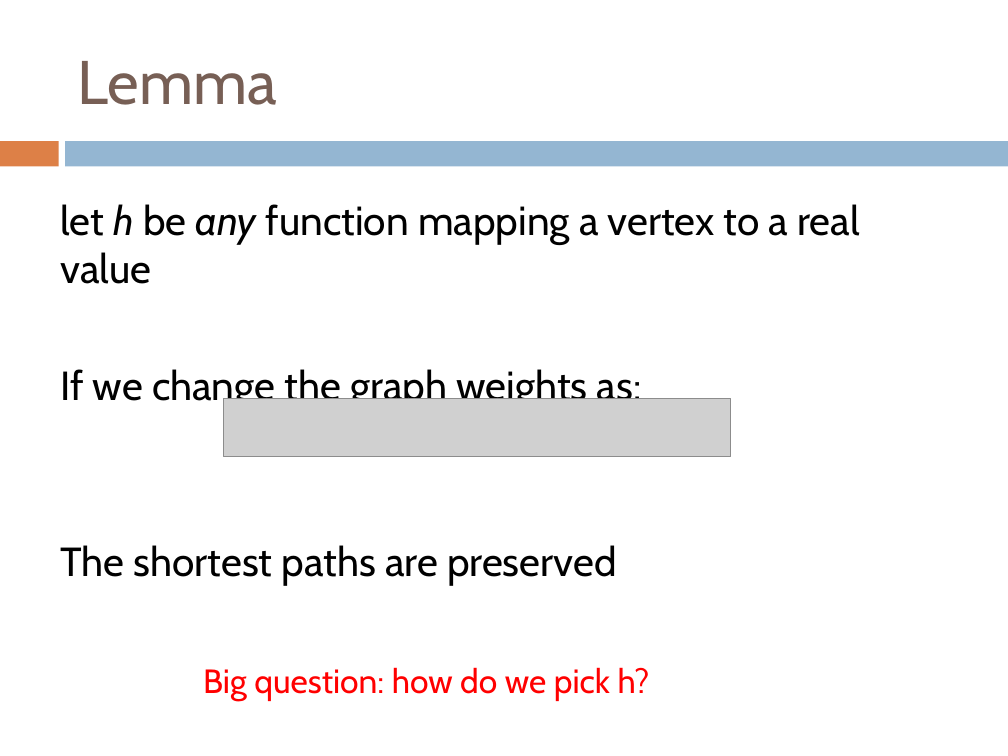
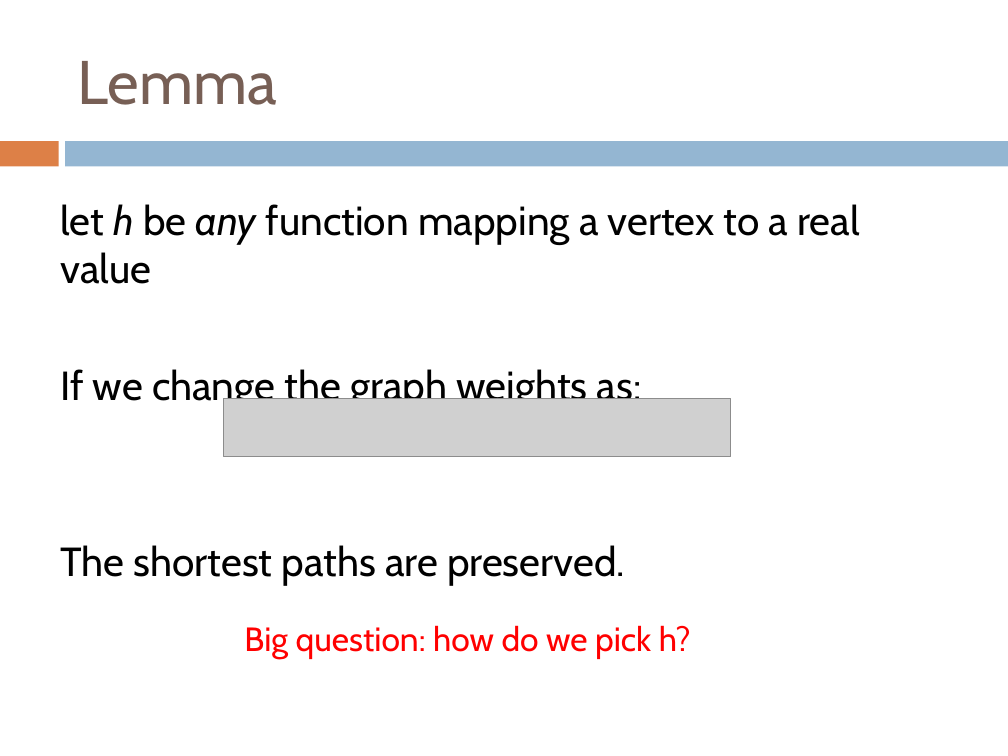
Before and after one commit to Collins-kariuk/Algorithms, a slide deck: slide 69 of Lectures/Lecture 20_All-Pairs Shortest Paths.pptx. Drawn at 1008x756 pixels with LibreOffice and Linux fonts; fonts in the diff are those of the drawing; grey boxes stand for pictures. Boxes give left, top, right and bottom in pixels: in the first picture for what was removed or moved away, otherwise in the second. Text is boxed around its words. In the diff, an @@ line names an element or a change of style, - is before the commit and + after.

Commit message:
Review Lecture 20_All-Pairs Shortest Paths

```diff
--- a/Lectures/Lecture 20_All-Pairs Shortest Paths.pptx
+++ b/Lectures/Lecture 20_All-Pairs Shortest Paths.pptx
@@ text at box(60, 545, 625, 585): text changed @@
-The shortest paths are preserved
+The shortest paths are preserved.
@@ text "Big question: how do we ...": place and size @@
-text "Big question: how do we ..." at box(203, 667, 650, 701)
+text "Big question: how do we ..." at box(244, 625, 691, 659)
```
Also in this commit, not shown: 13 other slides changed.
